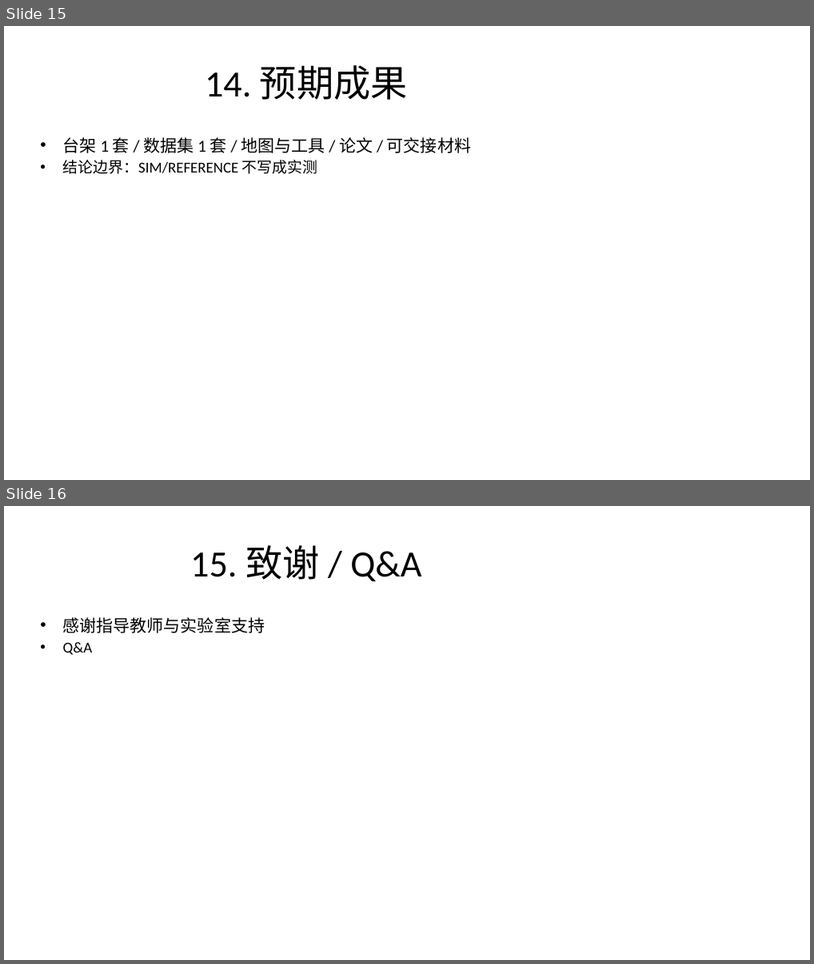
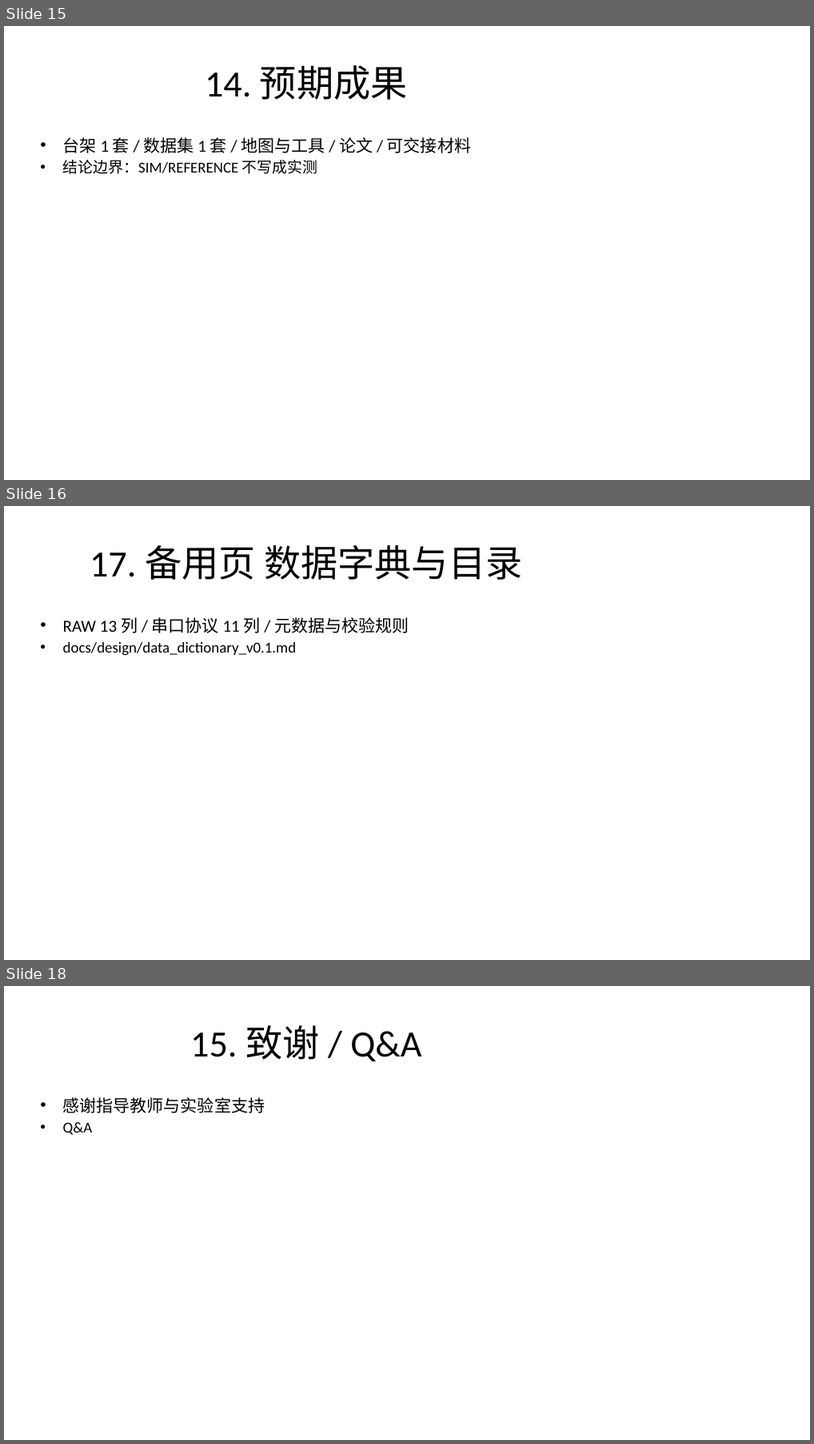
Before and after one commit to YWC886/new-folder, a slide deck: docs/规划/答辩PPT骨架_v0.1.pptx. Shown one above the other, each under a label of ours: slides 15 and 16 before the commit, slides 15, 16 and 18 after it; the slides between them are not shown. The pictures are 814x964 and 814x1444 pixels, drawn with LibreOffice and Linux fonts; fonts in the diff are those of the drawing. Boxes give left, top, right and bottom in pixels: in the first picture for what was removed or moved away, otherwise in the second. Text is boxed around its words. In the diff, an @@ line names an element or a change of style, - is before the commit and + after.

Commit message:
Round 52: add two backup slides (data dictionary, reproduction env) to defense PPT

```diff
--- a/docs/规划/答辩PPT骨架_v0.1.pptx
+++ b/docs/规划/答辩PPT骨架_v0.1.pptx
@@ slide 16 added at (4,506,810,960), background #FFFFFF @@
@@ title added at (90,545,522,580), 44 pt, text #000000 @@
+17. 备用页 数据字典与目录
@@ text added at (63,617,409,656), 18 pt, text #000000 @@
+• RAW 13 列 / 串口协议 11 列 / 元数据与校验规则
+• docs/design/data_dictionary_v0.1.md
@@ what was slide 16 is now slide 18 @@
```
Also in this commit, not shown: 1 other slide added, 2 other files.
